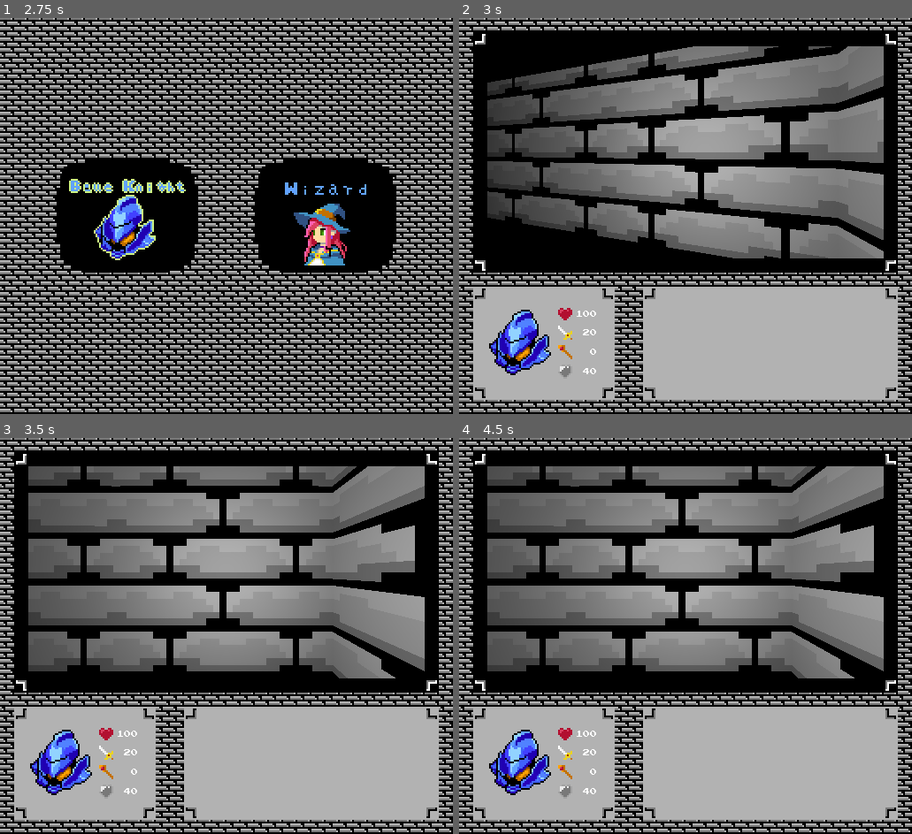
Above: before the commit, frames 1-4 (two rows, left to right).
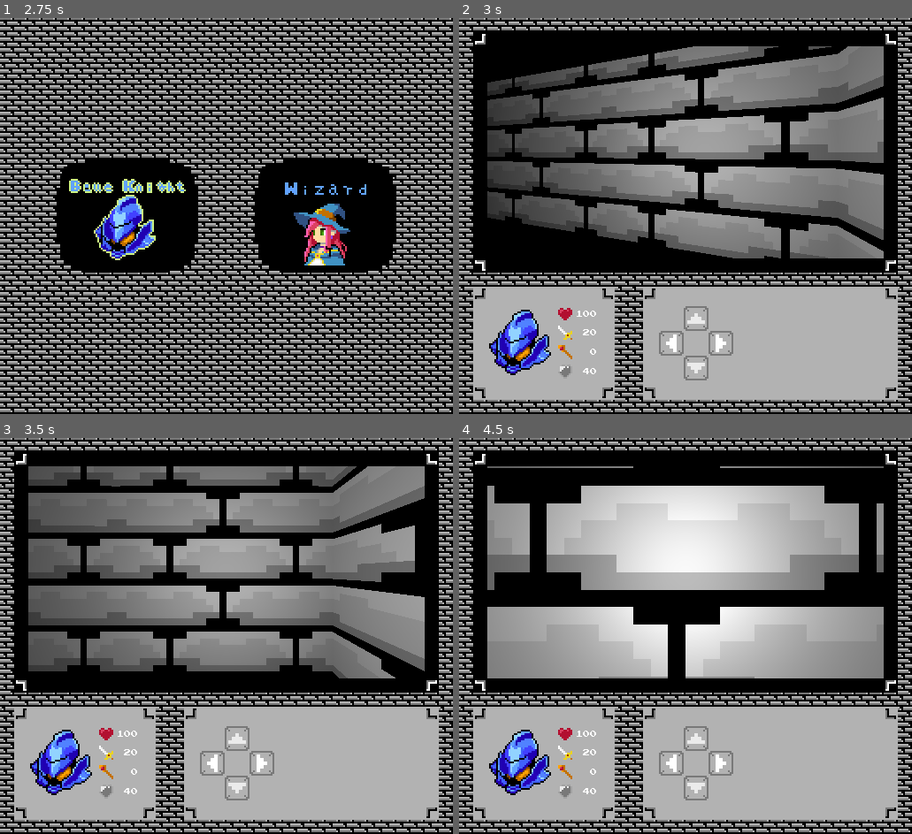
Above: after the commit, the same moments.

Repository: DevSkully/DRPG
Game: Godot game, scene res://tscn/main_menu.tscn
Two runs of this game, one before a commit and one after it. Both use one fixed random seed, a clock stepped at 60 frames per second and the inputs below. Sound files missing from this copy of the repository are replaced by a short silence.
Inputs (mouse positions are in pixels of both pictures, inside the frame that each line leads up to):
- Up to frame 1 (2.75 s): click (226, 326) at 0.5 s; click (126, 216) at 1.25 s; click (326, 216) at 2 s
- Up to frame 2 (3 s): tap Enter (Start) at 2.75, 2.85 s; move the mouse to (785, 196) at 2.77 s; hold D (Right) from 2.78 s (still down)
- Up to frame 3 (3.5 s): keep holding D (Right)
- Up to frame 4 (4.5 s): release D (Right) at 3.5 s; click (694, 738) at 3.52 s; click (694, 786) at 4.27 s

Frame 1 is identical in both runs. In frame 2, 0.6% of the frame differs, in the area x 44-61%, y 72-92%; in frame 3, 0.6%; in frame 4, 41%, in the area x 6-94%, y 7-92%.

Commit message:
Update 0.0.2.7
GUI_Action Picker updated

Diff:
--- a/Code/3d_Player.gd
+++ b/Code/3d_Player.gd
@@ -14,6 +14,7 @@
 var currDirection
 
 func _ready() -> void:
+	GameManager.setPlayer(self)
 	Call_Character_Information.emit(Char_Info)
 
 func Camera_Position()->void:
--- a/Code/GUI_Scripts/Action_Picker.gd
+++ b/Code/GUI_Scripts/Action_Picker.gd
@@ -1 +1,17 @@
 extends Control
+
+@onready var Player:Player3D = GameManager.Player
+
+func upButton_Pressed()->void:
+	Player.vertical_movement(-1)
+func downButton_Pressed()->void:
+	Player.vertical_movement(1)
+func rightButton_Pressed()->void:
+	Player.horizontal_movement(-1)
+func leftButton_Pressed()->void:
+	Player.horizontal_movement(1)
+
+func _process(delta: float) -> void:
+	Player = GameManager.Player
+	if !Player:
+		print("whay?>")
--- a/Code/Management_Scripts/game_manager.gd
+++ b/Code/Management_Scripts/game_manager.gd
@@ -1,6 +1,9 @@
 extends Node
 
 var rng:RandomNumberGenerator
+var Player:Player3D : set = setPlayer
+func setPlayer(new_value)->void:
+	Player = new_value
 var Character
 
 const enemy_array = {
--- a/tscn/3d_World.tscn
+++ b/tscn/3d_World.tscn
@@ -7,7 +7,6 @@
 [ext_resource type="Texture2D" uid="uid://cxdf30dprpbrp" path="res://Assets/Map/TileSet_LevelBlock.png" id="3_a7r66"]
 [ext_resource type="PackedScene" uid="uid://bv3hf2qdu6bxy" path="res://tscn/Object/player.tscn" id="4_a7r66"]
 [ext_resource type="Texture2D" uid="uid://c4un7epftqk3b" path="res://Assets/Map/Map.png" id="7_f0soa"]
-[ext_resource type="PackedScene" uid="uid://qlfq5rp3ugty" path="res://tscn/Enemy/Temp_Enemy.tscn" id="8_qwr20"]
 
 [sub_resource type="StandardMaterial3D" id="StandardMaterial3D_f0soa"]
 albedo_texture = ExtResource("7_f0soa")
@@ -2058,6 +2057,4 @@
 layers = 2
 mesh = SubResource("QuadMesh_qwr20")
 
-[node name="TempEnemy" parent="." instance=ExtResource("8_qwr20")]
-
 [connection signal="Call_Character_Information" from="Player" to="." method="_onCall_CharacterInfo"]
--- a/tscn/Gui/Action_Picker_UI.tscn
+++ b/tscn/Gui/Action_Picker_UI.tscn
@@ -1,6 +1,10 @@
-[gd_scene load_steps=2 format=3 uid="uid://cpqxywnmt1pul"]
+[gd_scene load_steps=6 format=3 uid="uid://cpqxywnmt1pul"]
 
 [ext_resource type="Script" uid="uid://dbt3gawaa8qpv" path="res://Code/GUI_Scripts/Action_Picker.gd" id="1_x7hho"]
+[ext_resource type="Texture2D" uid="uid://d0n1mvpttu2bj" path="res://Assets/Icons&Buttons/D-Pad_Up.png" id="2_g6skk"]
+[ext_resource type="Texture2D" uid="uid://e4m5lkxqsw2k" path="res://Assets/Icons&Buttons/D-Pad_Down.png" id="3_li5gw"]
+[ext_resource type="Texture2D" uid="uid://q2karmyrjih" path="res://Assets/Icons&Buttons/D-Pad_Right.png" id="4_cvplj"]
+[ext_resource type="Texture2D" uid="uid://dbg56jgqq4mok" path="res://Assets/Icons&Buttons/D-Pad_Left.png" id="5_yvy56"]
 
 [node name="Control" type="Control"]
 layout_mode = 3
@@ -13,3 +17,39 @@
 grow_vertical = 2
 scale = Vector2(2, 2)
 script = ExtResource("1_x7hho")
+
+[node name="Up_Button" type="TextureButton" parent="."]
+layout_mode = 0
+offset_left = 14.0
+offset_top = 2.0
+offset_right = 30.0
+offset_bottom = 18.0
+texture_normal = ExtResource("2_g6skk")
+
+[node name="Down_Button" type="TextureButton" parent="."]
+layout_mode = 0
+offset_left = 14.0
+offset_top = 30.0
+offset_right = 30.0
+offset_bottom = 46.0
+texture_normal = ExtResource("3_li5gw")
+
+[node name="Right_Button" type="TextureButton" parent="."]
+layout_mode = 0
+offset_left = 28.0
+offset_top = 16.0
+offset_right = 44.0
+offset_bottom = 32.0
+texture_normal = ExtResource("4_cvplj")
+
+[node name="Left_Button" type="TextureButton" parent="."]
+layout_mode = 0
+offset_top = 16.0
+offset_right = 16.0
+offset_bottom = 32.0
+texture_normal = ExtResource("5_yvy56")
+
+[connection signal="pressed" from="Up_Button" to="." method="upButton_Pressed"]
+[connection signal="pressed" from="Down_Button" to="." method="downButton_Pressed"]
+[connection signal="pressed" from="Right_Button" to="." method="rightButton_Pressed"]
+[connection signal="pressed" from="Left_Button" to="." method="leftButton_Pressed"]
--- a/tscn/Gui/CharSelect.tscn
+++ b/tscn/Gui/CharSelect.tscn
@@ -8,8 +8,6 @@
 [ext_resource type="PackedScene" uid="uid://b26ht5t6egl3w" path="res://tscn/Object/knight.tscn" id="6_wle8g"]
 [ext_resource type="PackedScene" uid="uid://budhnvfocit8s" path="res://tscn/Object/wizard.tscn" id="7_7opuy"]
 [ext_resource type="Texture2D" uid="uid://dciplniy4y86r" path="res://Assets/Icons&Buttons/Mage-Character-Button2.png" id="7_lo3or"]
-[ext_resource type="Script" uid="uid://0i1lwrylwx5t" path="res://tscn/Gui/knight_button.gd" id="10_7opuy"]
-[ext_resource type="Script" uid="uid://cx636tt0xej7u" path="res://tscn/Gui/mage_button.gd" id="12_lo3or"]
 
 [node name="Character_Selection" type="Node2D"]
 script = ExtResource("1_xq814")
@@ -30,7 +28,6 @@
 offset_bottom = 224.0
 scale = Vector2(2, 2)
 texture_normal = ExtResource("2_knvgs")
-script = ExtResource("10_7opuy")
 
 [node name="Mage_Button" type="TextureButton" parent="."]
 offset_left = 288.0
@@ -39,4 +36,3 @@
 offset_bottom = 224.0
 scale = Vector2(2, 2)
 texture_normal = ExtResource("5_wle8g")
-script = ExtResource("12_lo3or")
--- a/tscn/Gui/knight_button.gd
+++ /dev/null
@@ -1 +0,0 @@
-extends CharacterButton
--- a/tscn/Gui/mage_button.gd
+++ /dev/null
@@ -1 +0,0 @@
-extends CharacterButton
--- a/tscn/Object/player.tscn
+++ b/tscn/Object/player.tscn
@@ -1,8 +1,9 @@
-[gd_scene load_steps=4 format=3 uid="uid://bv3hf2qdu6bxy"]
+[gd_scene load_steps=5 format=3 uid="uid://bv3hf2qdu6bxy"]
 
 [ext_resource type="Script" uid="uid://botg44cum27pb" path="res://Code/3d_Player.gd" id="1_t40gn"]
 [ext_resource type="Texture2D" uid="uid://bmwvxmreeri1p" path="res://Assets/Background/Game-Frame02.png" id="2_xsgqg"]
 [ext_resource type="PackedScene" uid="uid://b0t57iwubfd1r" path="res://tscn/Gui/character_information.tscn" id="3_pm4cm"]
+[ext_resource type="PackedScene" uid="uid://cpqxywnmt1pul" path="res://tscn/Gui/Action_Picker_UI.tscn" id="4_xsgqg"]
 
 [node name="Player" type="Node3D"]
 script = ExtResource("1_t40gn")
@@ -54,3 +55,9 @@
 far = 100.0
 
 [node name="OmniLight3D" type="OmniLight3D" parent="Dungeon/SubViewport/Camera3D"]
+
+[node name="Control" parent="." instance=ExtResource("4_xsgqg")]
+offset_left = 224.0
+offset_top = 320.0
+offset_right = -160.0
+offset_bottom = -80.0
Not shown: 1 places in tscn/3d_World.tscn that only renumber resources
Not shown: 1 places in tscn/Gui/CharSelect.tscn that only renumber resources
Not shown, removed: tscn/Gui/knight_button.gd.uid
Not shown, removed: tscn/Gui/mage_button.gd.uid
